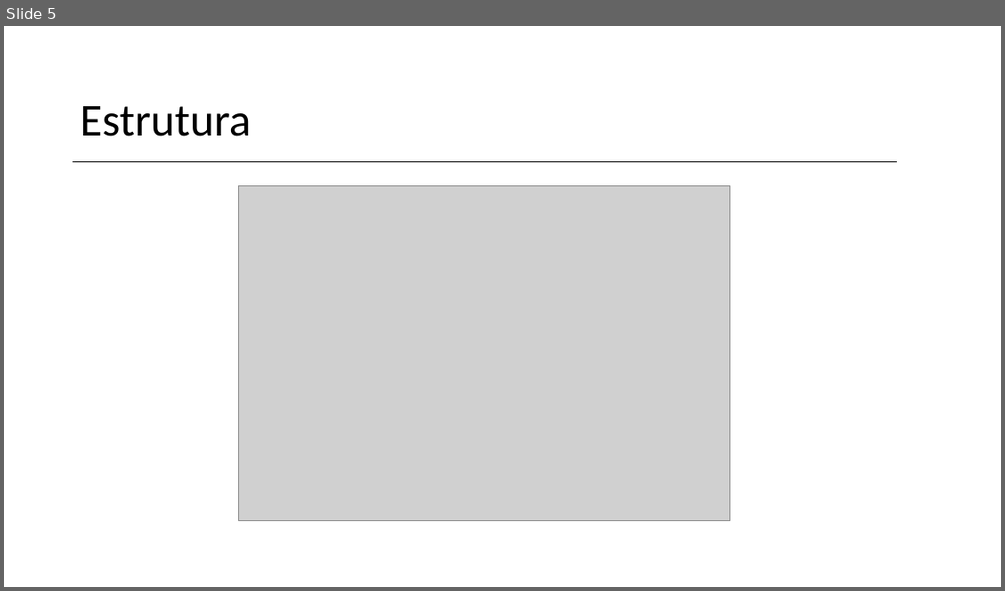
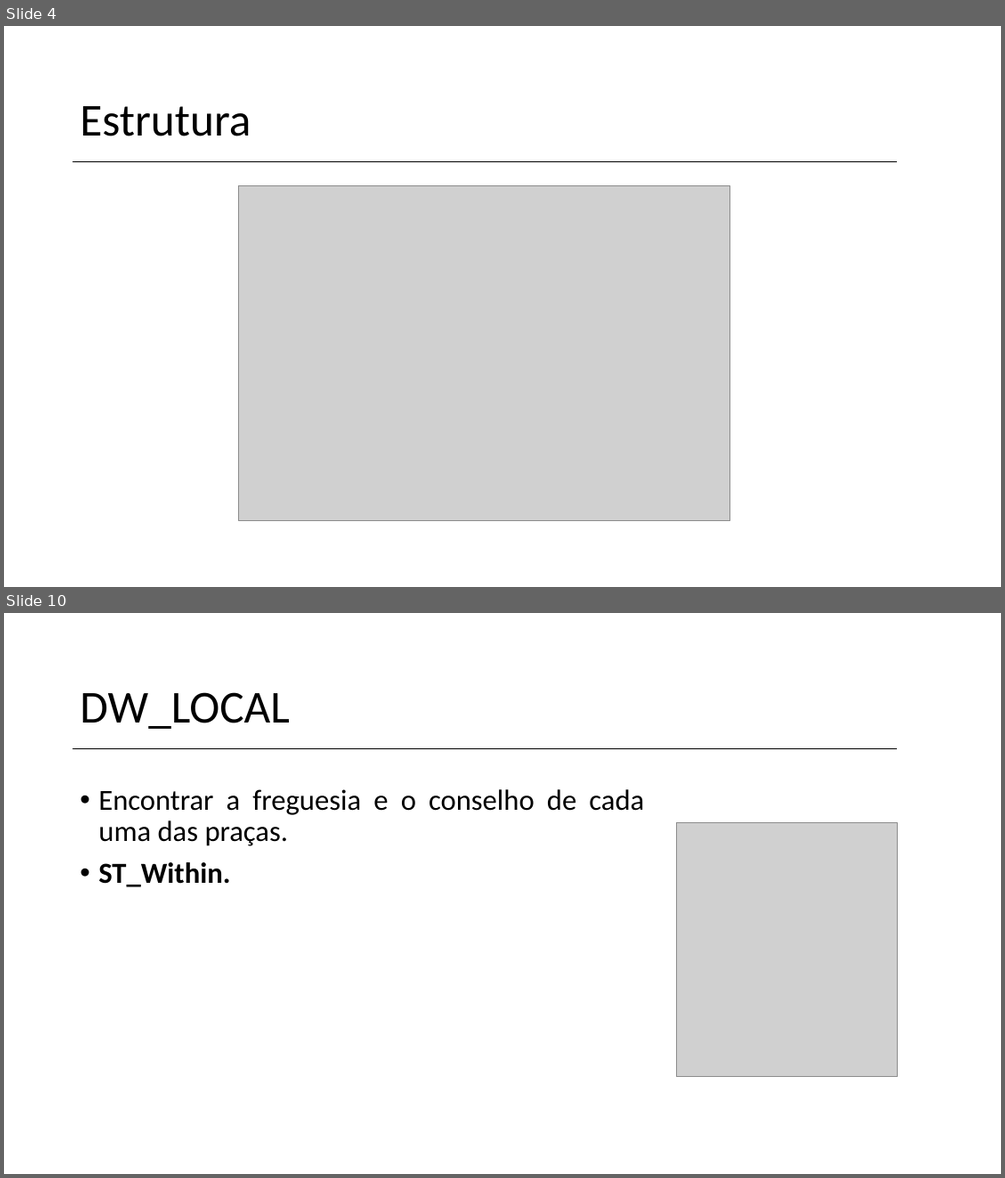
Before and after one commit to vanessa-silva/TABD-datawarehouse, a slide deck: Data-Warehouse.pptx. Shown one above the other, each under a label of ours: slide 5 before the commit, slides 4 and 10 after it; the slides between them are not shown. The pictures are 1005x591 and 1005x1178 pixels, drawn with LibreOffice and Linux fonts; fonts in the diff are those of the drawing; grey boxes stand for pictures; background and template pictures are left out. Boxes give left, top, right and bottom in pixels: in the first picture for what was removed or moved away, otherwise in the second. Text is boxed around its words. In the diff, an @@ line names an element or a change of style, - is before the commit and + after.

```diff
--- a/Data-Warehouse.pptx
+++ b/Data-Warehouse.pptx
@@ slide 10 added at (x1=4, y1=613, x2=1001, y2=1174), background picture (left out) @@
@@ title added at (x1=80, y1=692, x2=289, y2=729), 44 pt, text #000000 @@
+DW_LOCAL
@@ line added from (73, 749) to (897, 749), #000000 1 pt @@
@@ text added at (x1=98, y1=789, x2=644, y2=887), 28 pt, text #000000 @@
+• Encontrar a freguesia e o conselho de cada uma das praças.
+• ST_Within.
@@ picture added at (x1=676, y1=822, x2=897, y2=1077) @@
@@ what was slide 5 is now slide 4 @@
```
Also in this commit, not shown: 2 slides changed, 16 other slides added, 3 slides removed, 16 other files.
